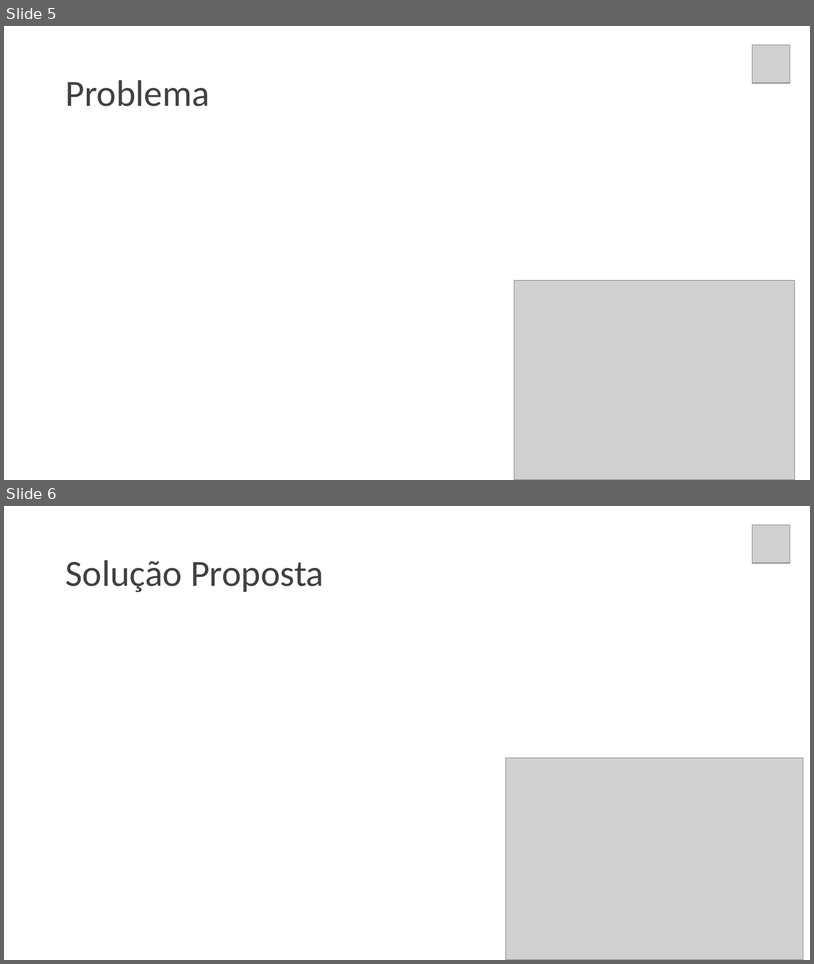
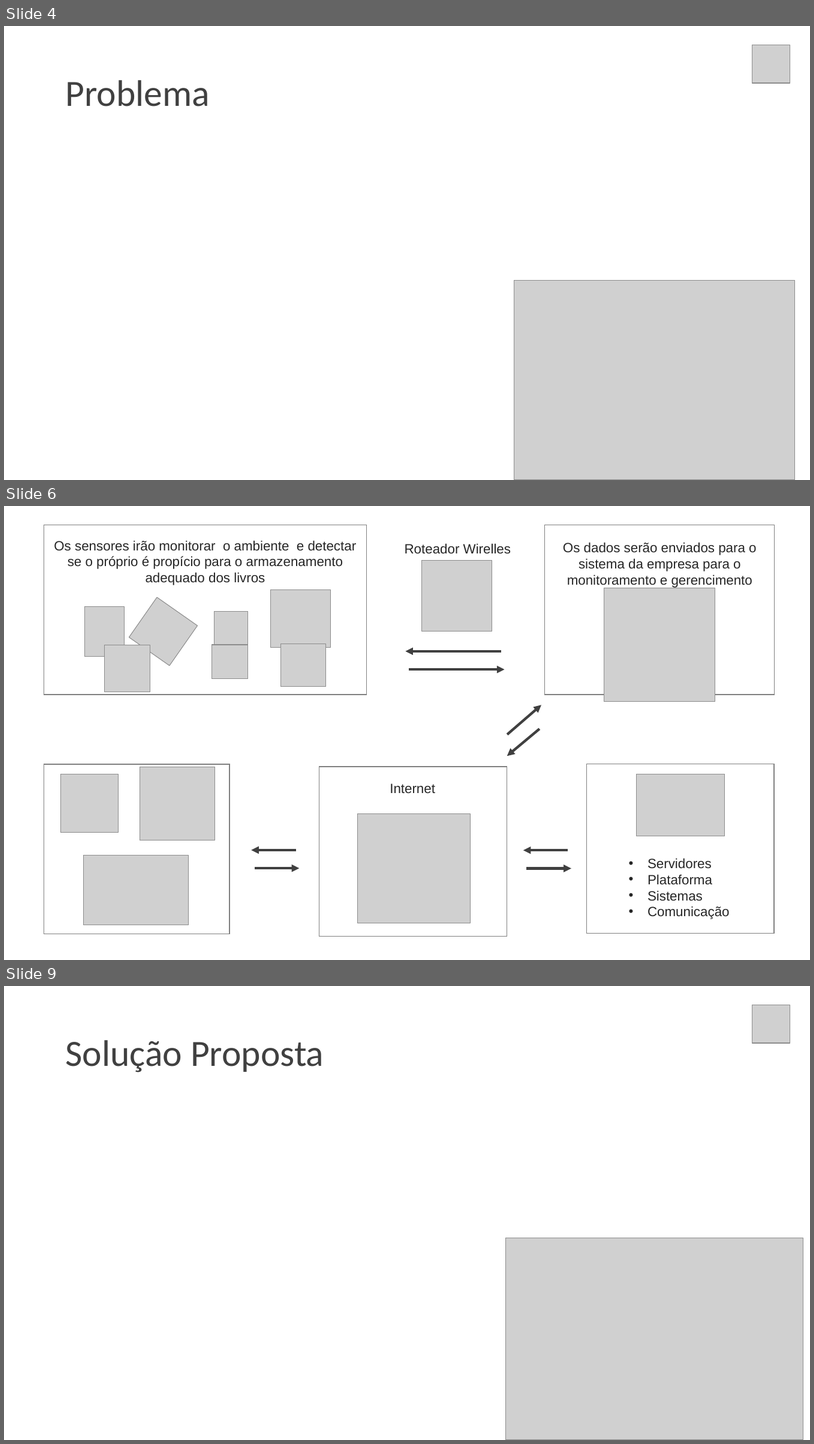
Before and after one commit to gui-ss/projeto-bandtec, a slide deck: Documentação/chameleon.pptx. Shown one above the other, each under a label of ours: slides 5 and 6 before the commit, slides 4, 6 and 9 after it; the slides between them are not shown. The pictures are 814x964 and 814x1444 pixels, drawn with LibreOffice and Linux fonts; fonts in the diff are those of the drawing; grey boxes stand for pictures. Boxes give left, top, right and bottom in pixels: in the first picture for what was removed or moved away, otherwise in the second. Text is boxed around its words. In the diff, an @@ line names an element or a change of style, - is before the commit and + after.

```diff
--- a/Documentação/chameleon.pptx
+++ b/Documentação/chameleon.pptx
@@ slide 6 added at (4, 506, 810, 960), background #FFFFFF @@
@@ rectangle added at (44, 525, 367, 694), fill #FFFFFF, outline #808080 1 pt @@
@@ text added at (54, 540, 357, 585), 16 pt, text #262626 @@
+Os sensores irão monitorar o ambiente e detectar se o próprio é propício para o armazenamento adequado dos livros
@@ rectangle added at (545, 525, 776, 694), fill #FFFFFF, outline #808080 1 pt @@
@@ text added at (405, 543, 511, 554), 16 pt, text #262626 @@
+Roteador Wirelles
@@ text added at (563, 542, 756, 588), 16 pt, text #262626 @@
+Os dados serão enviados para o sistema da empresa para o monitoramento e gerencimento
@@ picture added at (422, 561, 492, 632) @@
@@ picture added at (271, 589, 330, 648) @@
@@ picture added at (605, 588, 716, 701) @@
@@ picture added at (84, 606, 125, 657) @@
@@ picture added at (129, 597, 198, 666) @@
@@ picture added at (214, 611, 248, 645) @@
@@ picture added at (105, 645, 150, 692) @@
@@ picture added at (212, 645, 248, 678) @@
@@ picture added at (281, 644, 326, 687) @@
@@ arrow added from (501, 651) to (405, 651), #404040 3 pt @@
@@ arrow added from (410, 669) to (505, 669), #404040 3 pt @@
@@ arrow added from (507, 734) to (542, 705), #404040 3 pt @@
@@ arrow added from (540, 729) to (507, 756), #404040 3 pt @@
@@ rectangle added at (44, 765, 230, 934), fill #FFFFFF, outline #808080 1 pt @@
@@ picture added at (60, 774, 118, 832) @@
@@ picture added at (140, 767, 215, 840) @@
@@ rectangle added at (320, 767, 507, 936), fill #FFFFFF, outline #808080 1 pt @@
@@ rectangle added at (587, 764, 775, 933), fill #FFFFFF, outline #808080 1 pt @@
@@ picture added at (637, 774, 725, 835) @@
@@ text added at (390, 783, 435, 793), 16 pt, text #262626 @@
+Internet
@@ picture added at (357, 814, 470, 923) @@
@@ picture added at (83, 855, 189, 925) @@
@@ arrow added from (296, 850) to (251, 850), #404040 3 pt @@
@@ arrow added from (569, 850) to (524, 850), #404040 3 pt @@
@@ text added at (648, 858, 730, 919), 16 pt, text #262626 @@
+• Servidores
+• Plataforma
+• Sistemas
+• Comunicação
@@ arrow added from (255, 868) to (299, 868), #404040 3 pt @@
@@ arrow added from (527, 868) to (572, 868), #404040 3 pt @@
@@ what was slide 5 is now slide 4 @@
@@ what was slide 6 is now slide 9 @@
```
Also in this commit, not shown: 4 slides changed, 4 other slides added, 1 slide removed, 3 other files.
